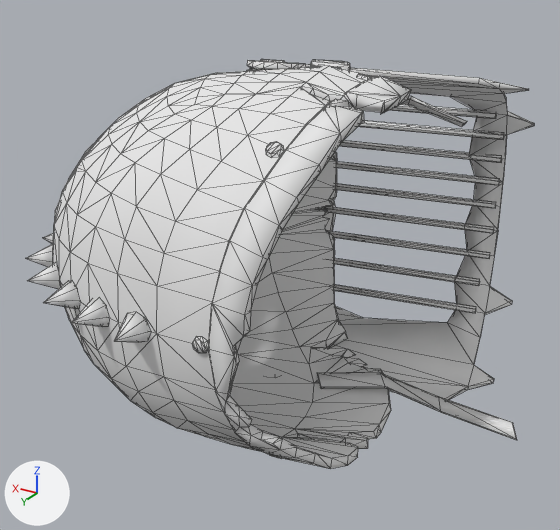
A saved change to the FBX model media/models_X/Skinned/Clothes/HelmetOfDead.fbx.
Both versions are drawn from a 50 mm lens placed at (-0.00085, 0.00261, 0.0012), pointed at (0.00068, 0.00005, -0.00008). Every picture has the same lights, and +X, +Y and +Z are marked at lower left. Mesh edges are drawn as thin lines.

In view in the first picture: 'Hat_ScrapHelmet'.
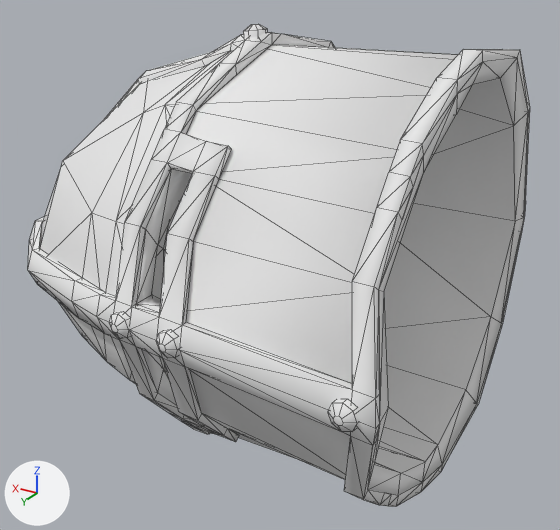
Pixel boxes (x1, y1, x2, y2) of what changed, in the pictures (560 x 530 px; the box of a moved part takes in the faces that stretch with it):
'Hat_ScrapHelmet', reshaped, turned
    before: (25, 59, 534, 469)
    after: (28, 24, 530, 507)
part 1 of me_hat_scraphelmet, rebuilt (36% wider, 12% taller)
    before: (53, 66, 411, 469)
    after: (39, 45, 528, 496)
part 2 of me_hat_scraphelmet, deleted
    before: (25, 60, 517, 459)
part 3 of me_hat_scraphelmet, moved or reshaped
    before: (247, 59, 534, 400)
    after: (28, 24, 530, 507)

The change in detail:
me_hat_scraphelmet is used by ob_hat_scraphelmet; location (0.0, 0.0, 0.0).
me_hat_scraphelmet had 1445 vertices, 2673 faces and spanned x -0.00035..0.0017, y -0.00099..0.00101, z -0.00075..0.00075.
me_hat_scraphelmet now has 618 vertices, 856 faces and spans x -0.00018..0.00172, y -0.00088..0.00088, z -0.00103..0.00091.
me_hat_scraphelmet part 1: the loose piece of 732 vertices spanning x 0.00016..0.0016, y -0.00084..0.0009, z -0.00075..0.00075 is rebuilt with 111 vertices and now spans x -0.00018..0.00167, y -0.00081..0.00081, z -0.00099..0.00085.
me_hat_scraphelmet part 2: 26 loose pieces with 399 vertices, spanning x -0.00035..0.00167, y -0.00097..0.00101, z -0.00074..0.00074, are deleted.
me_hat_scraphelmet part 3: 314 vertices removed from x -0.00013..0.0017, y -0.00099..0.00013, z -0.00075..0.00075; 507 vertices added at x -0.00018..0.00172, y -0.00088..0.00088, z -0.00103..0.00091.
Object 'Hat_ScrapHelmet' (ob_hat_scraphelmet) turns from (0, 0, 0) to (90, 0, 0) degrees about x, y and z.
